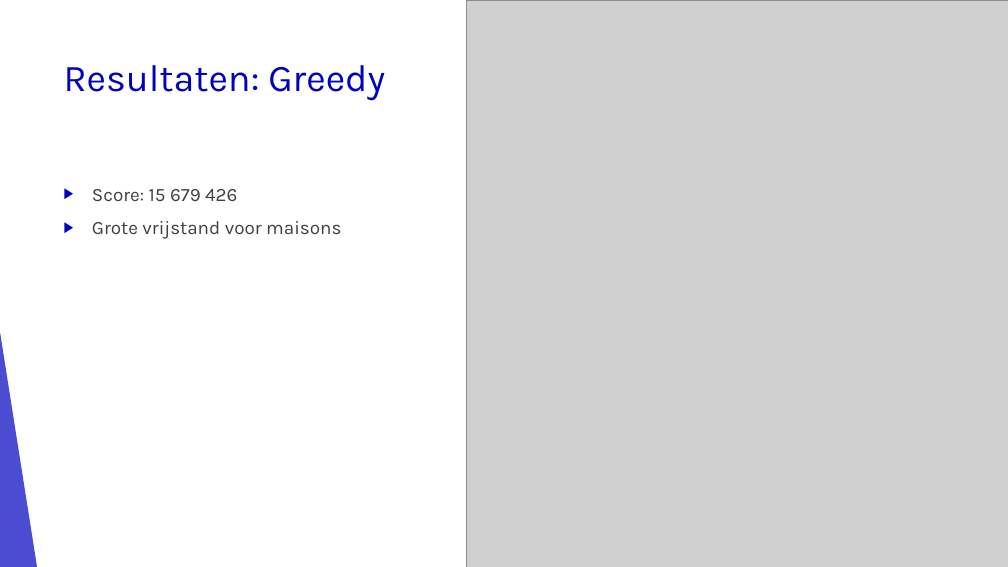
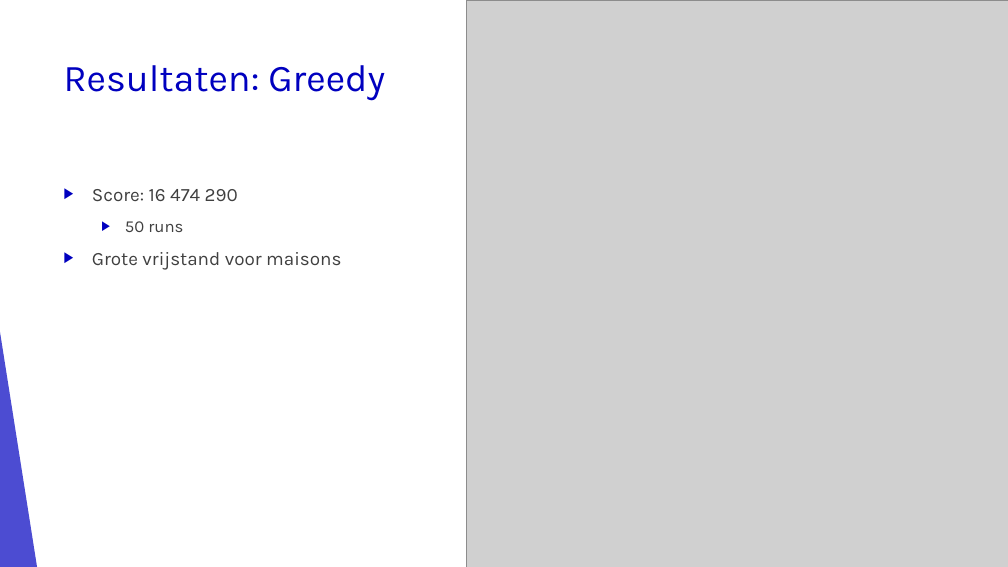
Before and after one commit to corne12345/Lekker-oke-, a slide deck: slide 9 of Eindpresentatie/Amstelhage eindpresentatie.pptx. Drawn at 1008x567 pixels with LibreOffice and Linux fonts; fonts in the diff are those of the drawing; grey boxes stand for pictures. Boxes give left, top, right and bottom in pixels: in the first picture for what was removed or moved away, otherwise in the second. Text is boxed around its words. In the diff, an @@ line names an element or a change of style, - is before the commit and + after.

```diff
--- a/Eindpresentatie/Amstelhage eindpresentatie.pptx
+++ b/Eindpresentatie/Amstelhage eindpresentatie.pptx
@@ text at (x1=92, y1=189, x2=238, y2=232): text changed @@
-▶ Score: 15 679 426
+▶ Score: 16 474 290
+  ▶ 50 runs
```
Also in this commit, not shown: 4 other slides changed, 1 slide added, 1 slide removed.
